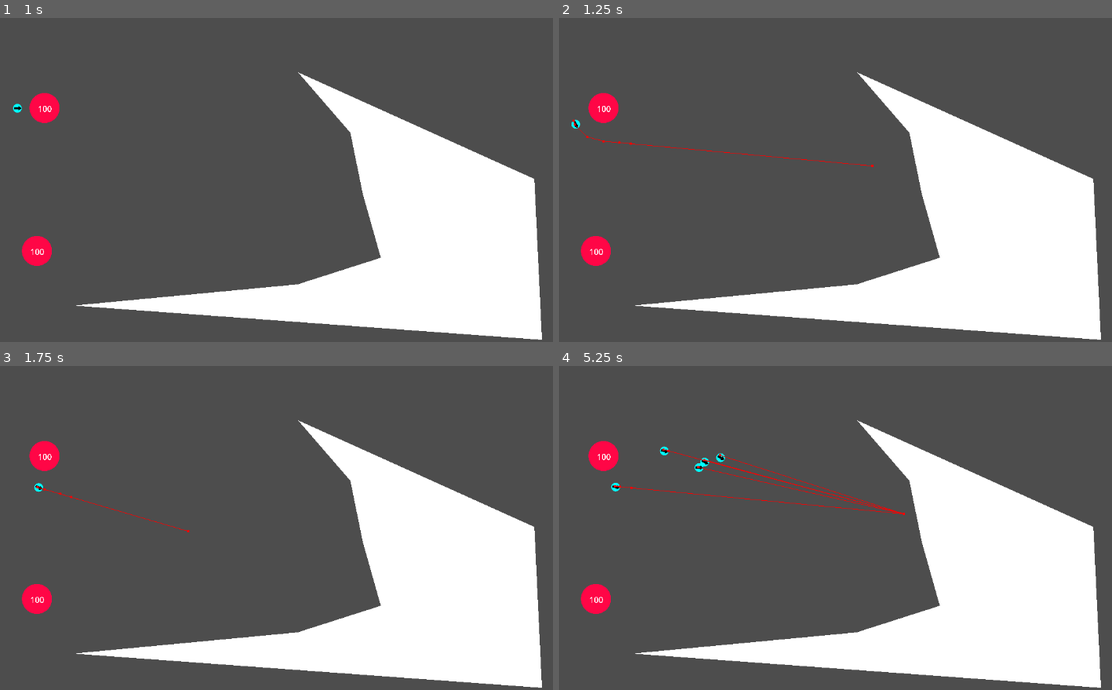
Above: before the commit, frames 1-4 (two rows, left to right).
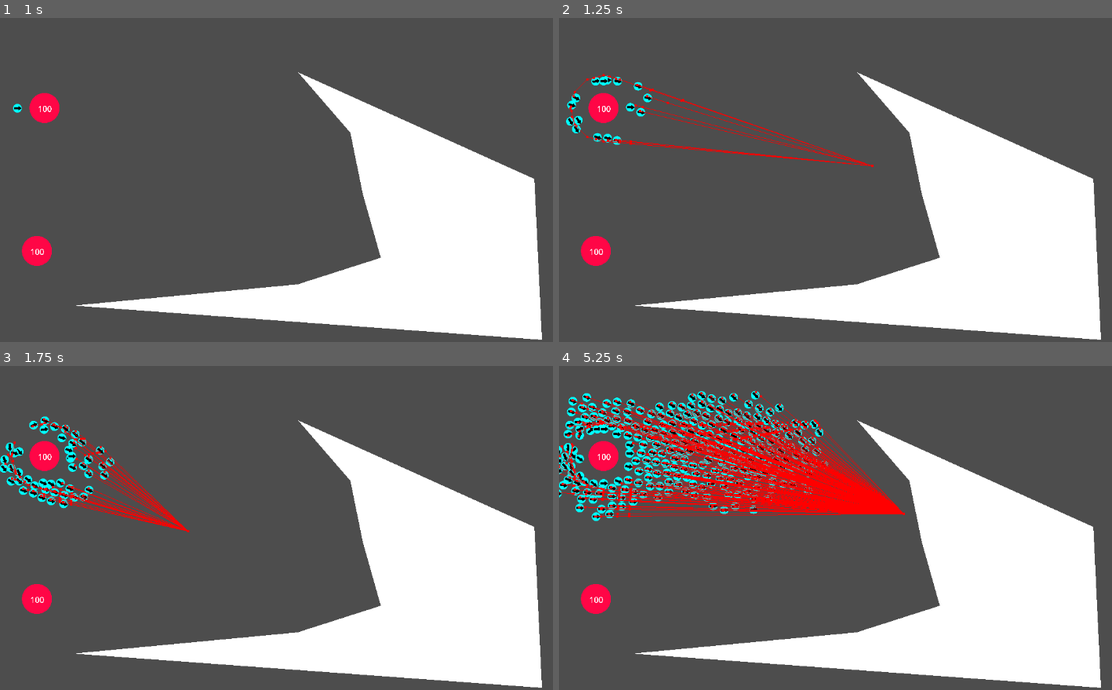
Above: after the commit, the same moments.

Repository: immortalbean/cluster
Game: Godot game, scene res://Scenes/game.tscn
Two runs of this game, one before a commit and one after it. Both use one fixed random seed, a clock stepped at 60 frames per second and the inputs below.
Inputs (mouse positions are in pixels of both pictures, inside the frame that each line leads up to):
- Up to frame 1 (1 s): tap Enter at 0.5 s; move the mouse to (453, 147) at 0.52 s; press the mouse at (453, 147) at 0.53 s
- Up to frame 2 (1.25 s): no input
- Up to frame 3 (1.75 s): move the mouse to (188, 531) at 1.27 s; release the mouse at (188, 531) at 1.28 s; click (188, 531) at 1.35 s
- Up to frame 4 (5.25 s): move the mouse to (935, 437) at 2.02 s; press the mouse at (935, 437) at 2.03 s; move the mouse to (841, 583) at 2.77 s; release the mouse at (841, 583) at 2.78 s; click (841, 583) at 2.85 s; move the mouse to (1062, 566) at 3.52 s; press the mouse at (1062, 566) at 3.53 s; move the mouse to (686, 459) at 4.27 s; release the mouse at (686, 459) at 4.28 s; click (686, 459) at 4.35 s; move the mouse to (901, 515) at 5.02 s; press the mouse at (901, 515) at 5.03 s

Frame 1 is identical in both runs. In frame 2, 1.3% of the frame differs, in the area x 1-57%, y 17-46%; in frame 3, 2.8%; in frame 4, 14%, in the area x 0-63%, y 7-48%.

Commit message:
timer setting
added the ability to change the time in which a hub spawns individuals

Diff:
--- a/Scenes/game.tscn
+++ b/Scenes/game.tscn
@@ -18,6 +18,8 @@
 
 [node name="Hub" parent="NavigationRegion2D" instance=ExtResource("1_3k2fe")]
 position = Vector2(-461, -172)
+hub_individual_limit = 79741
+time_between = 0.01
 
 [node name="Hub2" parent="NavigationRegion2D" instance=ExtResource("1_3k2fe")]
 position = Vector2(-475, 91)
--- a/Scenes/prefabs/individual.tscn
+++ b/Scenes/prefabs/individual.tscn
@@ -9,6 +9,7 @@
 
 [node name="Individual" type="CharacterBody2D"]
 collision_layer = 2
+collision_mask = 3
 script = ExtResource("1_uk0g1")
 
 [node name="visual" type="Node2D" parent="."]
@@ -26,6 +27,7 @@
 [node name="navigation" type="NavigationAgent2D" parent="."]
 avoidance_enabled = true
 radius = 8.0
+max_neighbors = 30
 debug_enabled = true
 
 [connection signal="velocity_computed" from="navigation" to="." method="_on_navigation_agent_2d_velocity_computed"]
--- a/Scripts/world/hub.gd
+++ b/Scripts/world/hub.gd
@@ -2,10 +2,12 @@
 
 @onready var game: Node2D = $".."
 @onready var label: Label = $Label
+@onready var timer: Timer = $Timer
 
 @export var hub_individual_limit := 10
-@export var health := 100
-@export var is_enemy := false
+@export var health : = 100
+@export var is_enemy : = false
+@export var time_between: float = 1
 
 const individual_scene: PackedScene = preload("res://Scenes/prefabs/individual.tscn")
 var individuals: Array[Node2D]= []
@@ -19,6 +21,7 @@
 	for i in get_children():
 		if i is Marker2D:
 			spawn_points.append(i)
+	timer.wait_time = time_between
 
 
 func _on_timer_timeout() -> void:
